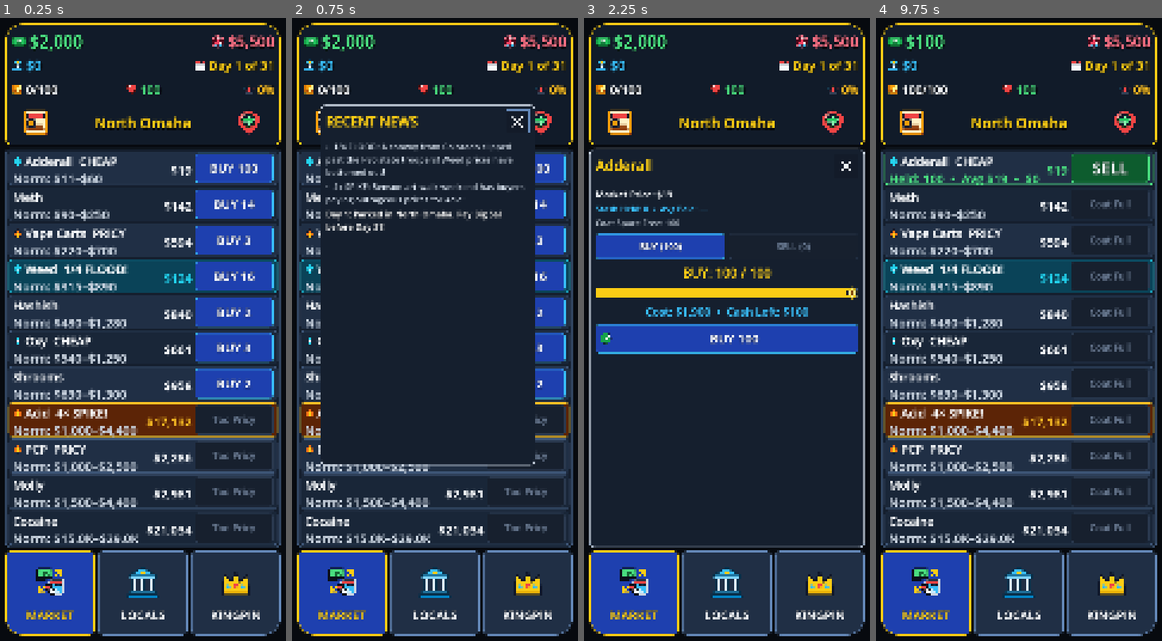
Above: before the commit, frames 1-4 (left to right).
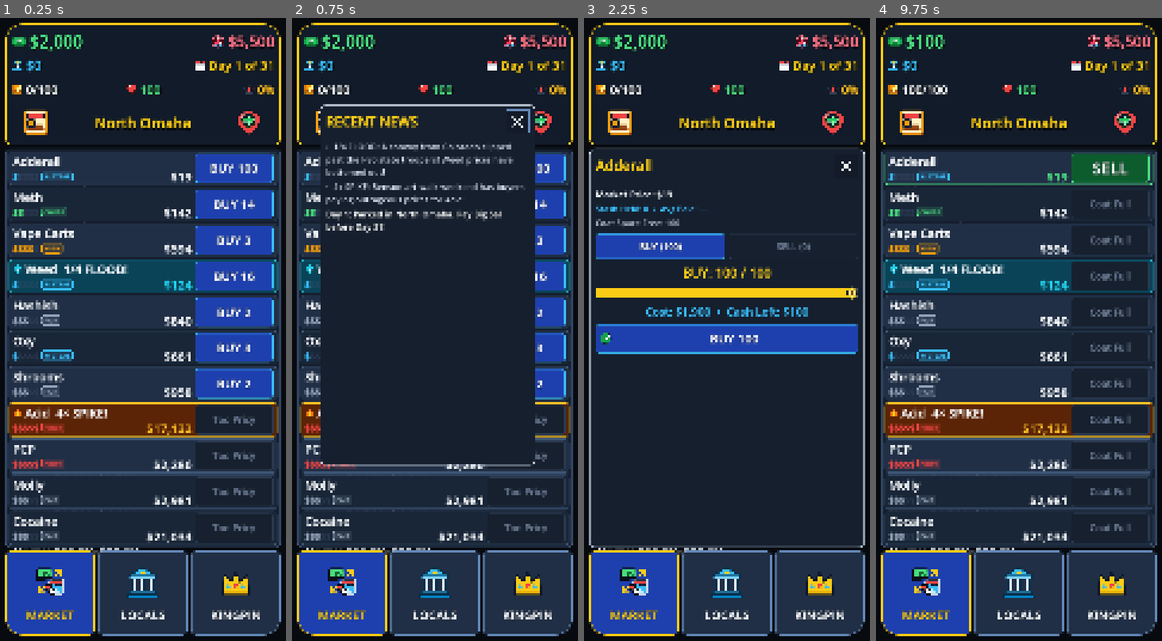
Above: after the commit, the same moments.

Repository: TimGoergen/dope-wars
Game: Godot game, scene res://Main.tscn
Two runs of this game, one before a commit and one after it. Both use one fixed random seed, a clock stepped at 60 frames per second and the inputs below.
Inputs (mouse positions are in pixels of both pictures, inside the frame that each line leads up to):
- Up to frame 1 (0.25 s): no input
- Up to frame 2 (0.75 s): click (329, 123) at 0.52 s
- Up to frame 3 (2.25 s): click (832, 123) at 1.27 s; click (686, 167) at 2.02 s
- Up to frame 4 (9.75 s): click "BUY 100" at 2.75 s; click (978, 204) at 3.52 s; click "BUY 14" at 4.25 s; click (978, 242) at 5.02 s; click "BUY 3" at 5.75 s; click (978, 273) at 6.52 s; click "BUY 16" at 7.25 s; click (978, 310) at 8.02 s; click "BUY 2" at 8.75 s; click (978, 348) at 9.52 s

The runs differ from the first frame. In frame 1, 8.3% of the frame differs, in the area x 4-68%, y 22-87%; in frame 2, 2.7%; in frame 3, 0.1%; in frame 4, 8.5%.

Commit message:
Implement dynamic 5-tier $ price meter and status pill on Market drug rows

Diff:
--- a/game/scripts/Main.gd
+++ b/game/scripts/Main.gd
@@ -466,6 +466,44 @@
 		var name_lbl := UiPalette.add_label(name_row, String(p_def["name"]), UiPalette.FONT_DRUG_NAME, UiPalette.TEXT_PRIMARY, false, true)
 		name_lbl.mouse_filter = Control.MOUSE_FILTER_IGNORE
 
+		# 5-Tier "$$$$$" Price Meter + Companion Pill Badge (Above Norm: $X–$Y)
+		var meter_row := HBoxContainer.new()
+		meter_row.add_theme_constant_override("separation", 10)
+		meter_row.mouse_filter = Control.MOUSE_FILTER_IGNORE
+		left_vbox.add_child(meter_row)
+
+		var meter_hbox := HBoxContainer.new()
+		meter_hbox.add_theme_constant_override("separation", 0)
+		meter_hbox.mouse_filter = Control.MOUSE_FILTER_IGNORE
+		meter_row.add_child(meter_hbox)
+
+		var active_dollars := Label.new()
+		active_dollars.mouse_filter = Control.MOUSE_FILTER_IGNORE
+		active_dollars.add_theme_font_size_override("font_size", 34)
+		active_dollars.add_theme_font_override("font", UiPalette.make_bold_font())
+		active_dollars.add_theme_constant_override("shadow_offset_x", 0)
+		active_dollars.add_theme_constant_override("shadow_offset_y", 0)
+		active_dollars.add_theme_constant_override("shadow_outline_size", 6)
+		meter_hbox.add_child(active_dollars)
+
+		var inactive_dollars := Label.new()
+		inactive_dollars.mouse_filter = Control.MOUSE_FILTER_IGNORE
+		inactive_dollars.add_theme_font_size_override("font_size", 34)
+		inactive_dollars.add_theme_font_override("font", UiPalette.make_bold_font())
+		inactive_dollars.add_theme_color_override("font_color", Color(0.24, 0.30, 0.42, 0.45))
+		meter_hbox.add_child(inactive_dollars)
+
+		var tier_pill := PanelContainer.new()
+		tier_pill.mouse_filter = Control.MOUSE_FILTER_IGNORE
+		tier_pill.size_flags_vertical = Control.SIZE_SHRINK_CENTER
+		meter_row.add_child(tier_pill)
+
+		var tier_pill_lbl := Label.new()
+		tier_pill_lbl.mouse_filter = Control.MOUSE_FILTER_IGNORE
+		tier_pill_lbl.add_theme_font_size_override("font_size", 24)
+		tier_pill_lbl.add_theme_font_override("font", UiPalette.make_bold_font())
+		tier_pill.add_child(tier_pill_lbl)
+
 		var sub_lbl := UiPalette.add_label(left_vbox, "", UiPalette.FONT_DRUG_SUB, UiPalette.TEXT_SECONDARY, false, false)
 		sub_lbl.mouse_filter = Control.MOUSE_FILTER_IGNORE
 
@@ -491,6 +529,11 @@
 			"row_tap_btn": row_tap_btn,
 			"badge_icon": badge_icon,
 			"name_lbl": name_lbl,
+			"meter_row": meter_row,
+			"active_dollars": active_dollars,
+			"inactive_dollars": inactive_dollars,
+			"tier_pill": tier_pill,
+			"tier_pill_lbl": tier_pill_lbl,
 			"sub_lbl": sub_lbl,
 			"price_lbl": price_lbl,
 			"quick_btn": quick_btn,
@@ -1006,17 +1049,35 @@
 				badge = "  1/4 FLOOD!"
 				badge_icon.texture = UiIcons.get_icon("snowflake", 38)
 				badge_icon.visible = true
-			"high":
-				badge = "  PRICY"
-				badge_icon.texture = UiIcons.get_icon("fire", 34)
-				badge_icon.visible = true
-			"low":
-				badge = "  CHEAP"
-				badge_icon.texture = UiIcons.get_icon("snowflake", 34)
-				badge_icon.visible = true
 			_:
 				badge_icon.visible = false
 		name_lbl.text = "%s%s" % [p_def["name"], badge]
+
+		# 5-Tier "$$$$$" Price Meter & Companion Pill Badge
+		var meter_row: HBoxContainer = ui["meter_row"]
+		var active_dollars: Label = ui["active_dollars"]
+		var inactive_dollars: Label = ui["inactive_dollars"]
+		var tier_pill: PanelContainer = ui["tier_pill"]
+		var tier_pill_lbl: Label = ui["tier_pill_lbl"]
+
+		if price > 0:
+			meter_row.visible = true
+			var tier_info := MarketEngine.calc_price_tier(price, int(ui["min_price"]), int(ui["max_price"]))
+			var a_cnt := int(tier_info["active_count"])
+			var t_col: Color = tier_info["color"]
+			var t_bg: Color = tier_info["bg"]
+			var t_lbl: String = tier_info["label"]
+
+			active_dollars.text = "$".repeat(a_cnt)
+			active_dollars.add_theme_color_override("font_color", t_col)
+			active_dollars.add_theme_color_override("font_shadow_color", Color(t_col.r, t_col.g, t_col.b, 0.40))
+			inactive_dollars.text = "$".repeat(5 - a_cnt)
+
+			tier_pill.add_theme_stylebox_override("panel", UiPalette.make_box(t_bg, t_col, 8, 1, 10, 2))
+			tier_pill_lbl.text = t_lbl
+			tier_pill_lbl.add_theme_color_override("font_color", t_col)
+		else:
+			meter_row.visible = false
 
 		# Line 2: Held Qty + Avg Paid + P/L (if owned) OR Normal Price Range (if unowned)
 		if held > 0 and price > 0:
--- a/game/scripts/core/MarketEngine.gd
+++ b/game/scripts/core/MarketEngine.gd
@@ -170,3 +170,52 @@
 	if event_type == "spike":
 		return "🔥 4x SPIKE: " + String(p_def.get("spike_msg", ""))
 	return "❄️ 1/4 FLOOD: " + String(p_def.get("flood_msg", ""))
+
+
+static func calc_price_tier(price: int, min_p: int, max_p: int) -> Dictionary:
+	if price <= 0:
+		return {
+			"active_count": 0,
+			"label": "NO BUYERS",
+			"color": Color("#64748B"),
+			"bg": Color("#0F172A")
+		}
+	var span := maxi(1, max_p - min_p)
+	var percent := clampf(float(price - min_p) / float(span), 0.0, 1.0)
+	var active_count := mini(5, int(floor(percent * 5.0)) + 1)
+	match active_count:
+		1:
+			return {
+				"active_count": 1,
+				"label": "★ STEAL",
+				"color": Color("#38BDF8"),
+				"bg": Color(0.22, 0.74, 0.97, 0.15)
+			}
+		2:
+			return {
+				"active_count": 2,
+				"label": "CHEAP",
+				"color": Color("#4ADE80"),
+				"bg": Color(0.29, 0.87, 0.50, 0.15)
+			}
+		3:
+			return {
+				"active_count": 3,
+				"label": "FAIR",
+				"color": Color("#94A3B8"),
+				"bg": Color(0.58, 0.64, 0.72, 0.15)
+			}
+		4:
+			return {
+				"active_count": 4,
+				"label": "HIGH",
+				"color": Color("#F59E0B"),
+				"bg": Color(0.96, 0.62, 0.04, 0.15)
+			}
+		_:
+			return {
+				"active_count": 5,
+				"label": "PRICY",
+				"color": Color("#EF4444"),
+				"bg": Color(0.94, 0.27, 0.27, 0.18)
+			}
--- a/game/sim/MarketEngineTest.gd
+++ b/game/sim/MarketEngineTest.gd
@@ -77,6 +77,33 @@
 			_assert_eq(gs.market_signals[pid], prev_sigs[pid], "Travel preview signal match (%s in %s)" % [pid, target_id])
 			_assert_eq(gs.market_prices[pid], prev_prices[pid], "Travel preview price match (%s in %s)" % [pid, target_id])
 
+	# 6. Verify 5-tier price meter calculation across full range
+	var t1 := MarketEngine.calc_price_tier(100, 100, 600)
+	_assert_eq(t1["active_count"], 1, "Min price has 1 active dollar")
+	_assert_eq(t1["label"], "★ STEAL", "Tier 1 label is STEAL")
+
+	var t2 := MarketEngine.calc_price_tier(250, 100, 600)
+	_assert_eq(t2["active_count"], 2, "30% position has 2 active dollars")
+	_assert_eq(t2["label"], "CHEAP", "Tier 2 label is CHEAP")
+
+	var t3 := MarketEngine.calc_price_tier(350, 100, 600)
+	_assert_eq(t3["active_count"], 3, "50% position has 3 active dollars")
+	_assert_eq(t3["label"], "FAIR", "Tier 3 label is FAIR")
+
+	var t4 := MarketEngine.calc_price_tier(450, 100, 600)
+	_assert_eq(t4["active_count"], 4, "70% position has 4 active dollars")
+	_assert_eq(t4["label"], "HIGH", "Tier 4 label is HIGH")
+
+	var t5 := MarketEngine.calc_price_tier(600, 100, 600)
+	_assert_eq(t5["active_count"], 5, "Max price has 5 active dollars")
+	_assert_eq(t5["label"], "PRICY", "Tier 5 label is PRICY")
+
+	var t_spike := MarketEngine.calc_price_tier(1200, 100, 600)
+	_assert_eq(t_spike["active_count"], 5, "Spike clamped to 5 active dollars")
+
+	var t_flood := MarketEngine.calc_price_tier(25, 100, 600)
+	_assert_eq(t_flood["active_count"], 1, "Flood clamped to 1 active dollar")
+
 	if _failures == 0:
 		print("ALL CHECKS PASSED")
 		quit(0)
